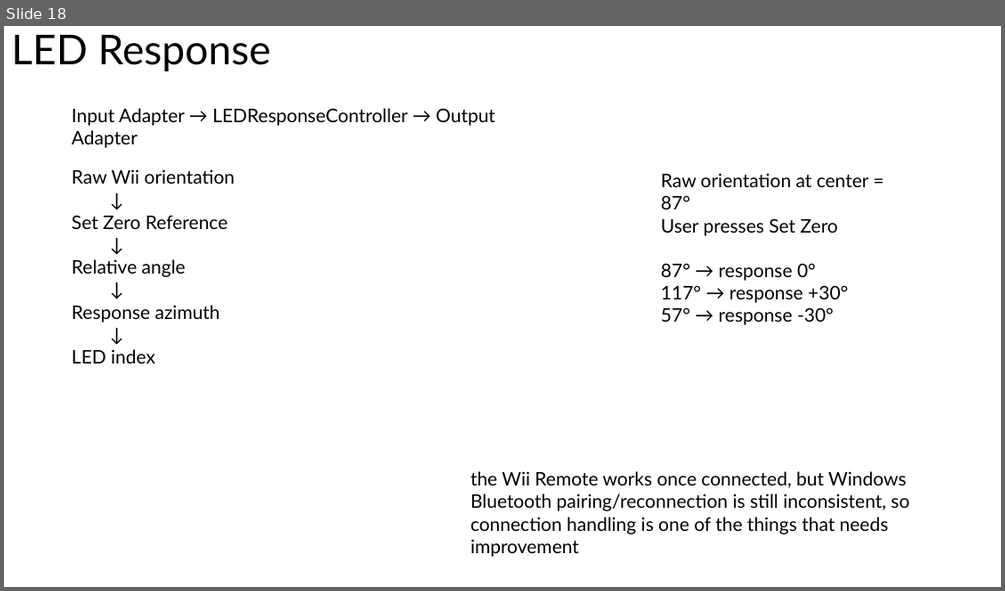
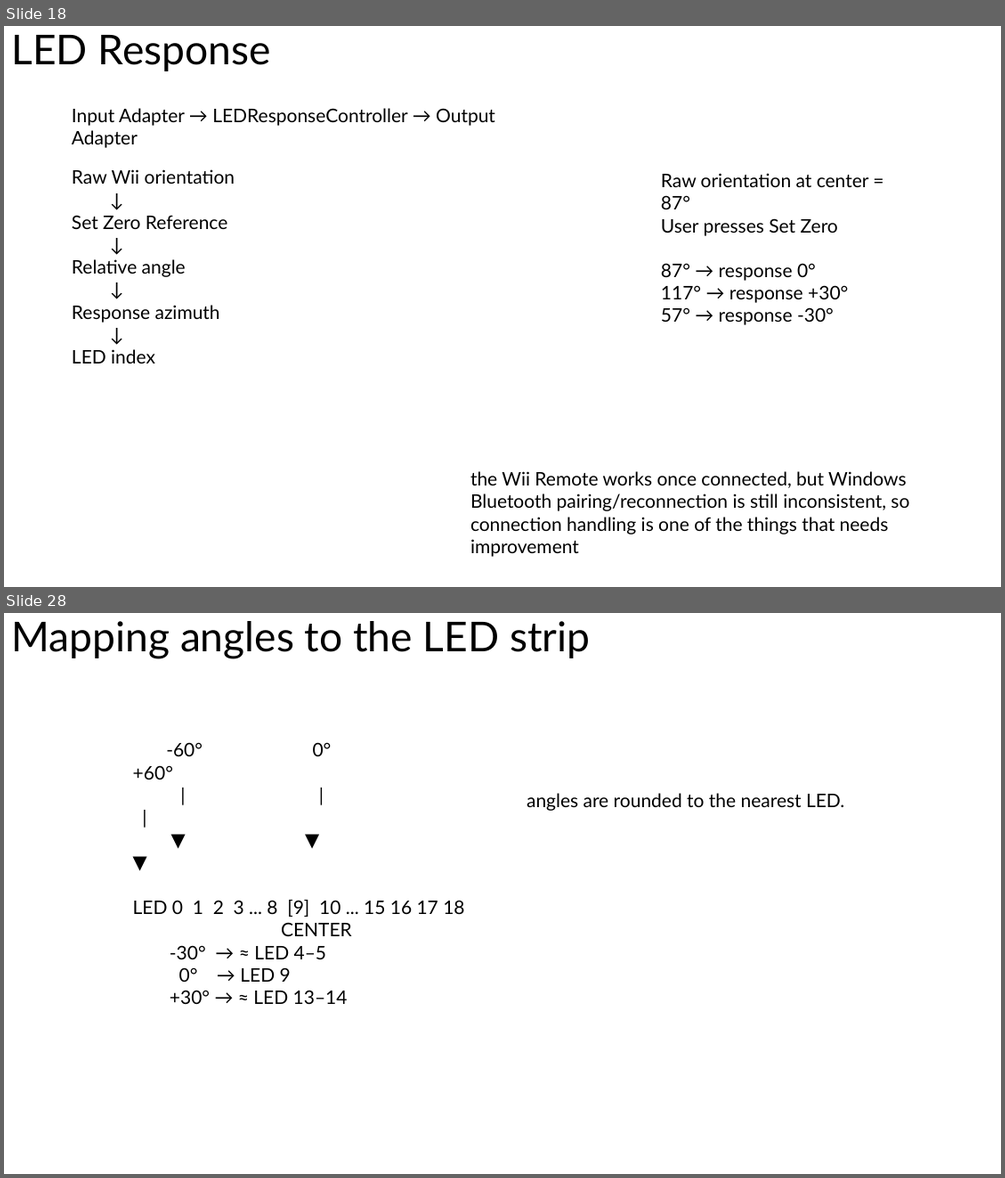
Before and after one commit to Won-Jang/VisualTrackingCore, a slide deck: docs/doc.pptx. Shown one above the other, each under a label of ours: slide 18 before the commit, slides 18 and 28 after it; the slides between them are not shown. The pictures are 1005x591 and 1005x1178 pixels, drawn with LibreOffice and Linux fonts; fonts in the diff are those of the drawing. Boxes give left, top, right and bottom in pixels: in the first picture for what was removed or moved away, otherwise in the second. Text is boxed around its words. In the diff, an @@ line names an element or a change of style, - is before the commit and + after.

```diff
--- a/docs/doc.pptx
+++ b/docs/doc.pptx
@@ slide 28 added at (4, 613, 1001, 1174), background #FFFFFF @@
@@ title added at (11, 621, 590, 659), 39.6 pt, text #000000 @@
+Mapping angles to the LED strip
@@ text added at (133, 742, 464, 936), 18 pt, text #000000 @@
+-60° 0° +60°
+| | |
+▼ ▼ ▼
+LED 0 1 2 3 ... 8 [9] 10 ... 15 16 17 18
+CENTER
@@ text added at (526, 793, 844, 811), 18 pt, text #000000 @@
+angles are rounded to the nearest LED.
@@ text added at (170, 945, 348, 1004), 18 pt, text #000000 @@
+-30° → ≈ LED 4–5
+0° → LED 9
++30° → ≈ LED 13–14
```
Also in this commit, not shown: 11 other slides added, 4 slides removed.
